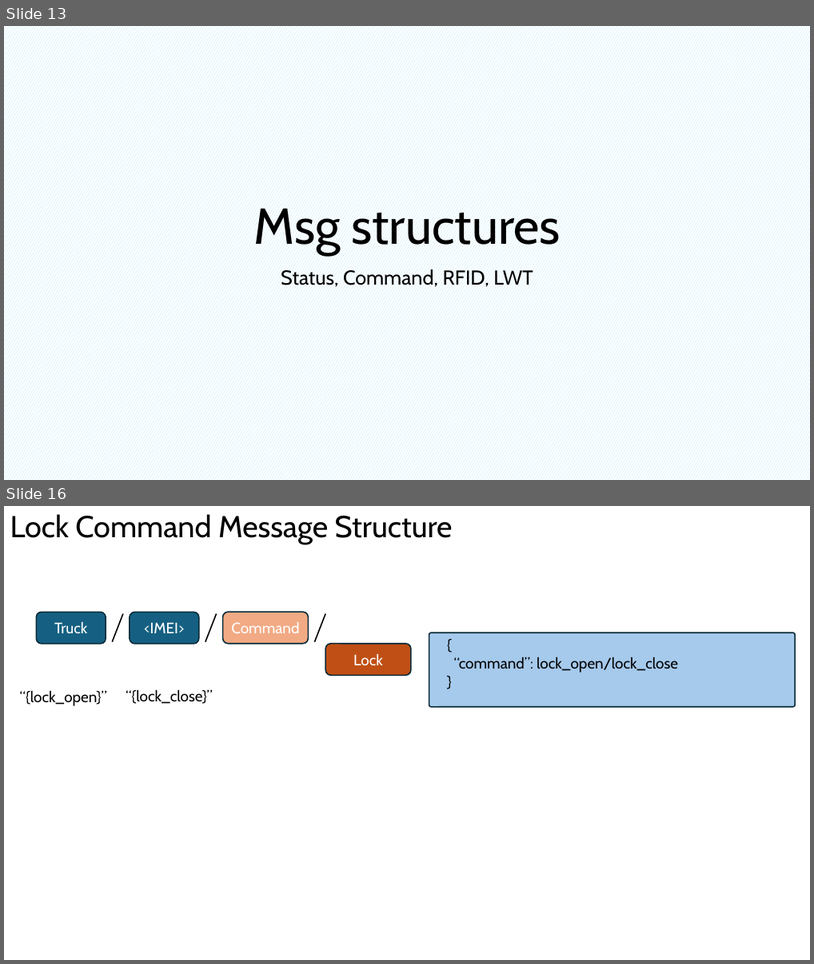
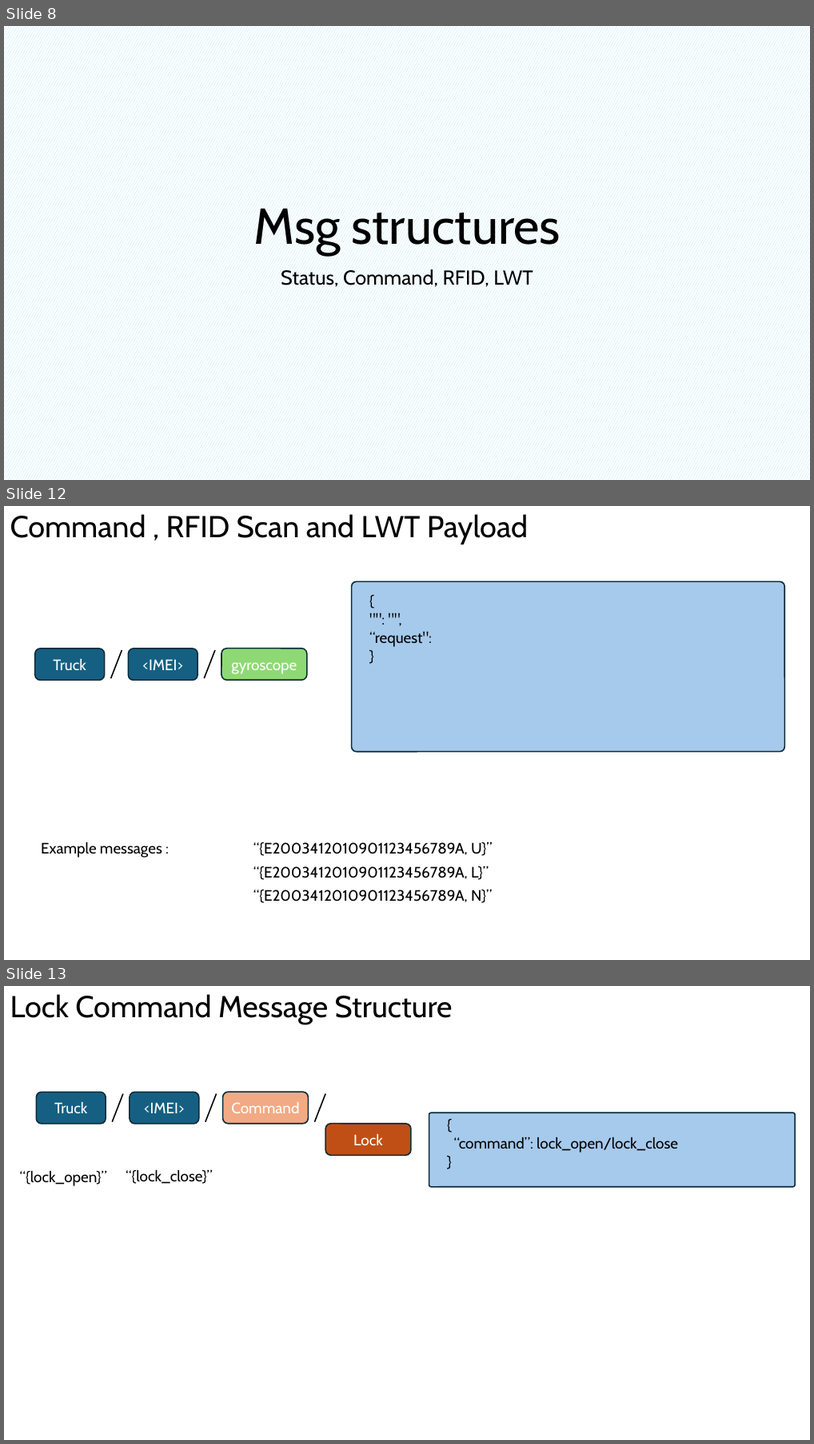
Before and after one commit to hamidrezaHemati/MQTT-AutoLock, a slide deck: Structure/Communication Workflow — MQTT Design & Architecture.pptx. Shown one above the other, each under a label of ours: slides 13 and 16 before the commit, slides 8, 12 and 13 after it; the slides between them are not shown. The pictures are 814x964 and 814x1444 pixels, drawn with LibreOffice and Linux fonts; fonts in the diff are those of the drawing. Boxes give left, top, right and bottom in pixels: in the first picture for what was removed or moved away, otherwise in the second. Text is boxed around its words. In the diff, an @@ line names an element or a change of style, - is before the commit and + after.

```diff
--- a/Structure/Communication Workflow — MQTT Design & Architecture.pptx
+++ b/Structure/Communication Workflow — MQTT Design & Architecture.pptx
@@ slide 12 added at (4, 506, 810, 960), background #FFFFFF @@
@@ text added at (10, 514, 528, 544), 36 pt, text #000000 @@
+Command , RFID Scan and LWT Payload
@@ rounded rectangle added at (352, 582, 786, 752), fill #A6CAEC, outline #092A39 1.5 pt @@
@@ rounded rectangle added at (35, 648, 105, 680), fill #156082, outline #092A39 1.5 pt, 18 pt, text #FFFFFF @@
+Truck
@@ rounded rectangle added at (128, 648, 198, 680), fill #156082, outline #092A39 1.5 pt, 18 pt, text #FFFFFF @@
+<IMEI>
@@ rounded rectangle added at (222, 648, 307, 680), fill #8ED973, outline #092A39 1.5 pt, 18 pt, text #FFFFFF @@
+gyroscope
@@ text added at (370, 632, 432, 647), 18 pt, text #000000 @@
+{
+"": "",
+“request":
+}
@@ line added from (122, 650) to (111, 679), #000000 1.5 pt @@
@@ line added from (215, 650) to (204, 679), #000000 1.5 pt @@
@@ text added at (41, 841, 162, 857), 18 pt, text #000000 @@
+Example messages :
@@ text added at (254, 841, 492, 856), 18 pt, text #000000 @@
+“{E2003412010901123456789A, U}”
@@ text added at (254, 865, 489, 880), 18 pt, text #000000 @@
+“{E2003412010901123456789A, L}”
@@ text added at (254, 888, 492, 903), 18 pt, text #000000 @@
+“{E2003412010901123456789A, N}”
@@ what was slide 13 is now slide 8 @@
@@ what was slide 16 is now slide 13 @@
```
Also in this commit, not shown: 5 slides changed, 1 other slide added, 5 slides removed, 1 other file.
